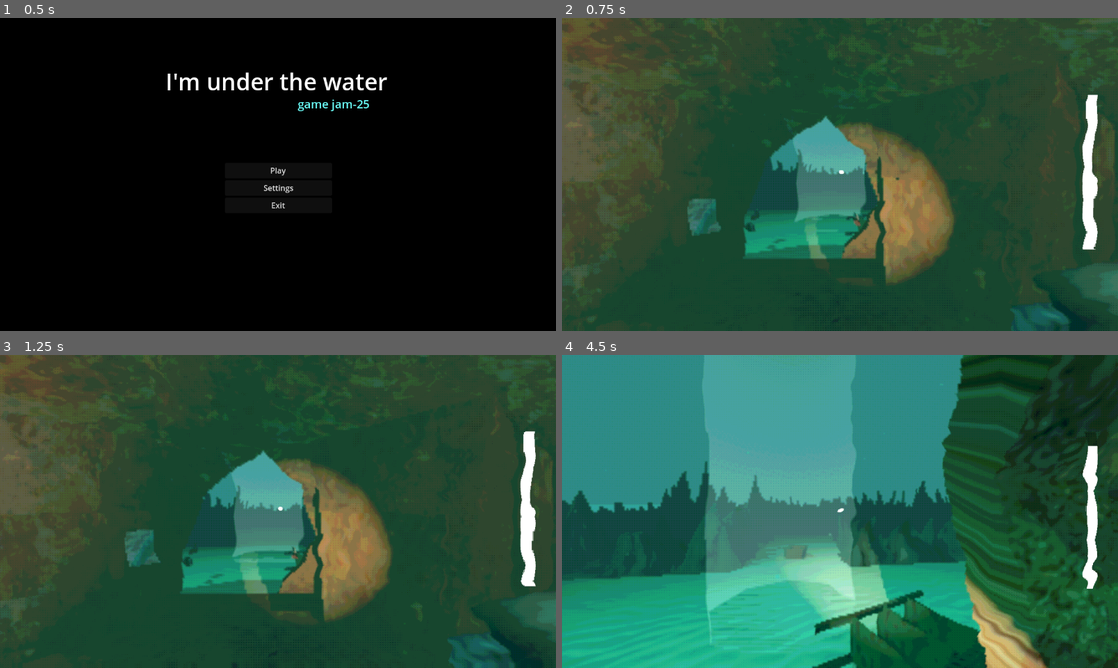
Above: before the commit, frames 1-4 (two rows, left to right).
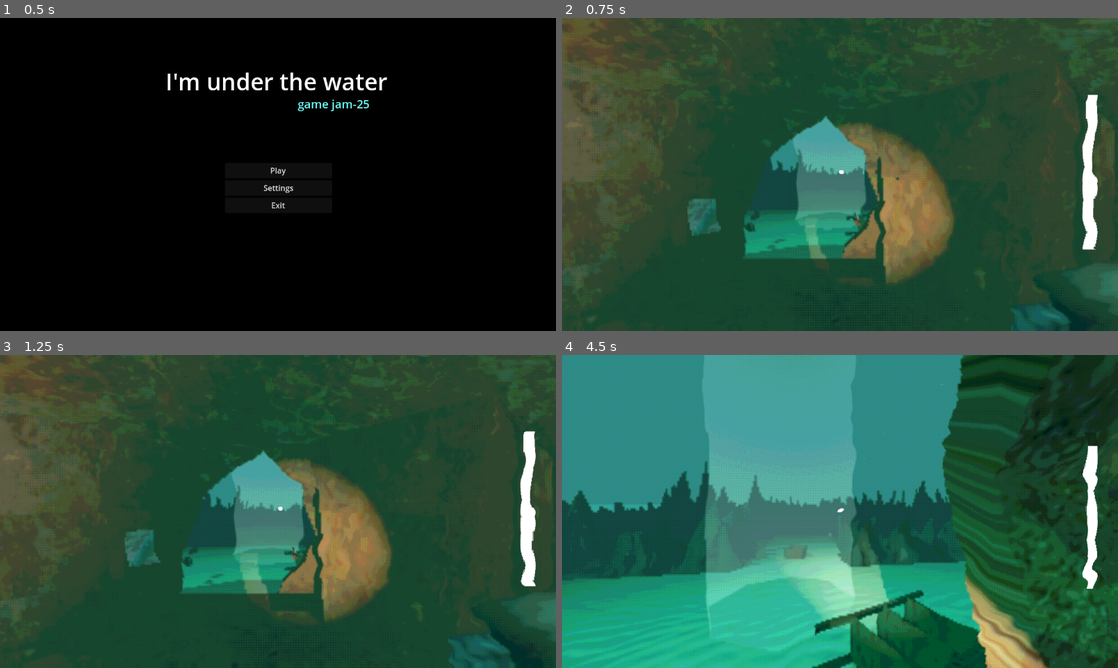
Above: after the commit, the same moments.

Repository: useronym/BubbleGameJam
Game: Godot game, scene res://scenes/mainMenu.tscn
Same seed, same stepped clock (60 frames per second), same inputs: the game is played once before the commit and once after it.
Inputs (mouse positions are in pixels of both pictures, inside the frame that each line leads up to):
- Up to frame 1 (0.5 s): no input
- Up to frame 2 (0.75 s): click "Play" at 0.5 s
- Up to frame 3 (1.25 s): no input
- Up to frame 4 (4.5 s): tap Enter at 1.25 s; move the mouse to (867, 511) at 1.27 s; hold W (up) from 1.28 s (still down); tap E (interact) every 0.75 s from 1.35 to 4.35 s; move the mouse to (812, 511) at 2.02 s; move the mouse to (851, 505) at 2.77 s; move the mouse to (834, 517) at 3.52 s; move the mouse to (878, 514) at 4.27 s

Frame 1 is identical in both runs. In frame 2, less than 0.1% of the frame differs, in the area x 41-53%, y 62-67%; in frame 3, less than 0.1%; in frame 4, 0.2%, in the area x 26-53%, y 71-93%.

Commit message:
Add accention

Diff:
--- a/scenes/ending/ending_area.gd
+++ b/scenes/ending/ending_area.gd
@@ -1,12 +1,9 @@
 extends Node3D
 
-signal ending_started
+signal ending_started(lift_center)
 
 @onready var area_3d = $EndingTriggerArea
 @onready var lift = $LiftToJesus
-
-var is_ending_in_progress = false
-const JESUS_PULL_SPEED = 0.3
 
 # Called when the node enters the scene tree for the first time.
 func _ready():
@@ -14,21 +11,8 @@
 	%ItemsManager.all_items_collected.connect(_on_all_items_collected)
 
 
-# Called every frame. 'delta' is the elapsed time since the previous frame.
-func _process(delta):
-	pass
-
-func _physics_process(delta):
-	if is_ending_in_progress:
-		# LIFTING
-		lift.global_position.y += JESUS_PULL_SPEED * delta
-
-
 func _on_all_items_collected():
 	area_3d.monitoring = true
 
 func _on_ending_trigger_area_body_entered(body):
-	ending_started.emit()
-
-	is_ending_in_progress = true
-	pass # Replace with function body.
+	ending_started.emit(area_3d.global_position)
--- a/scenes/ending/ending_area.tscn
+++ b/scenes/ending/ending_area.tscn
@@ -1,16 +1,10 @@
-[gd_scene load_steps=6 format=3 uid="uid://cgy38weex4et6"]
+[gd_scene load_steps=4 format=3 uid="uid://cgy38weex4et6"]
 
 [ext_resource type="Script" path="res://scenes/ending/ending_area.gd" id="1_v2x1q"]
-[ext_resource type="Texture2D" uid="uid://d3rm68586t0p" path="res://environment/suit/helmet.png" id="2_3ndn5"]
 [ext_resource type="PackedScene" path="res://scenes/vfx/beam_light.tscn" id="3_fh3ab"]
 
 [sub_resource type="CylinderShape3D" id="CylinderShape3D_yf3f4"]
 height = 1.0
-radius = 0.1
-
-[sub_resource type="CylinderShape3D" id="CylinderShape3D_ijku3"]
-height = 0.5
-radius = 1.24
 
 [node name="EndingArea" type="Node3D"]
 script = ExtResource("1_v2x1q")
@@ -24,18 +18,7 @@
 [node name="CollisionShape3D" type="CollisionShape3D" parent="EndingTriggerArea"]
 shape = SubResource("CylinderShape3D_yf3f4")
 
-[node name="LiftToJesus" type="AnimatableBody3D" parent="."]
-transform = Transform3D(1, 0, 0, 0, 1, 0, 0, 0, 1, 0, -0.369583, 0)
-
-[node name="CollisionShape3D" type="CollisionShape3D" parent="LiftToJesus"]
-shape = SubResource("CylinderShape3D_ijku3")
-
-[node name="TestSprite" type="Sprite3D" parent="LiftToJesus/CollisionShape3D"]
-transform = Transform3D(1, 0, 0, 0, 1, 0, 0, 0, 1, 0, 1.93818, 0)
-visible = false
-texture = ExtResource("2_3ndn5")
-
 [node name="beamLight" parent="." instance=ExtResource("3_fh3ab")]
-transform = Transform3D(1, 0, 0, 0, 0.600999, 0, 0, 0, 1, 0, 0, 0)
+transform = Transform3D(1, 0, 0, 0, 0.600999, 0, 0, 0, 1, 0, 0.064564, 0)
 
 [connection signal="body_entered" from="EndingTriggerArea" to="." method="_on_ending_trigger_area_body_entered"]
--- a/scenes/player.gd
+++ b/scenes/player.gd
@@ -24,13 +24,16 @@
 @export var mouse_sensitivity := 0.1
 
 var CURRENT_AIR_CAPACITY := 100
+const JESUS_PULLING_SPEED = 1.0
 
 const MAX_AIR_CAPACITY := 100
 const MIN_AIR_CAPACITY := 0
 const DECREMENT_AIR_CAPACITY_VALUE_SECOND = 2.5
 const INCREMENT_AIR_CAPACITY_VALUE = 50
 
-
+var is_accending = false
+var is_moving_to_the_beam_center = false
+var lift_center = Vector3()
 var inputEnabled := true # can the player move?
 
 var aimlookEnabled := true # can the player look around?
@@ -47,6 +50,14 @@
 	update_air_capacity(self.CURRENT_AIR_CAPACITY)
 
 func _physics_process(delta: float) -> void:
+	if is_moving_to_the_beam_center:
+		if global_position.distance_to(lift_center) < 0.2:
+			is_moving_to_the_beam_center = false
+			is_accending = true
+		else:
+			global_position = global_position.lerp(lift_center, 1.0 * delta)
+	if is_accending:
+			position.y += JESUS_PULLING_SPEED * delta
 	if !inputEnabled:
 		return
 
@@ -159,6 +170,11 @@
 	increase_air_capacity()
 	pass # Replace with function body.
 
-func _on_ending_started():
-	self.inputEnabled = false
+func _on_ending_started(center):
+	#position.x = center.x
+	#position.y = center.y
+	lift_center = center
+	is_moving_to_the_beam_center = true
+	inputEnabled = false
+
 #endregion
